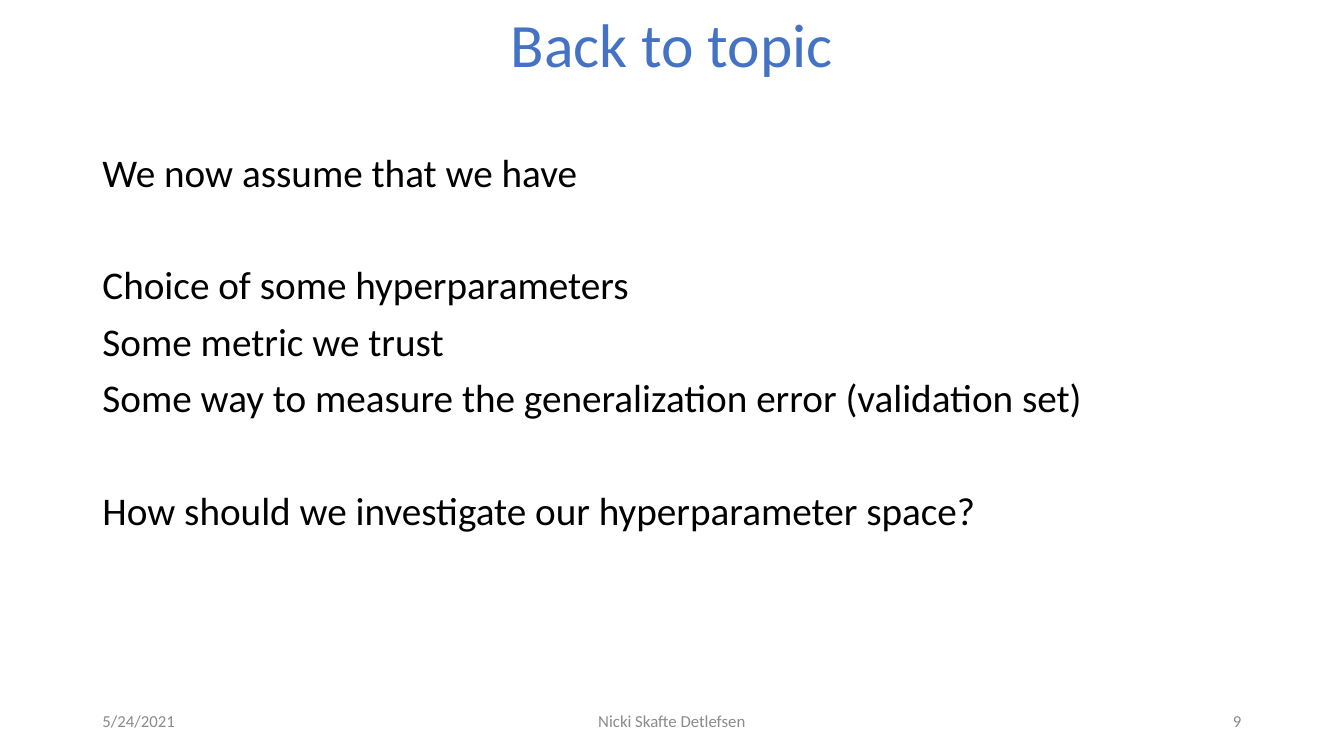
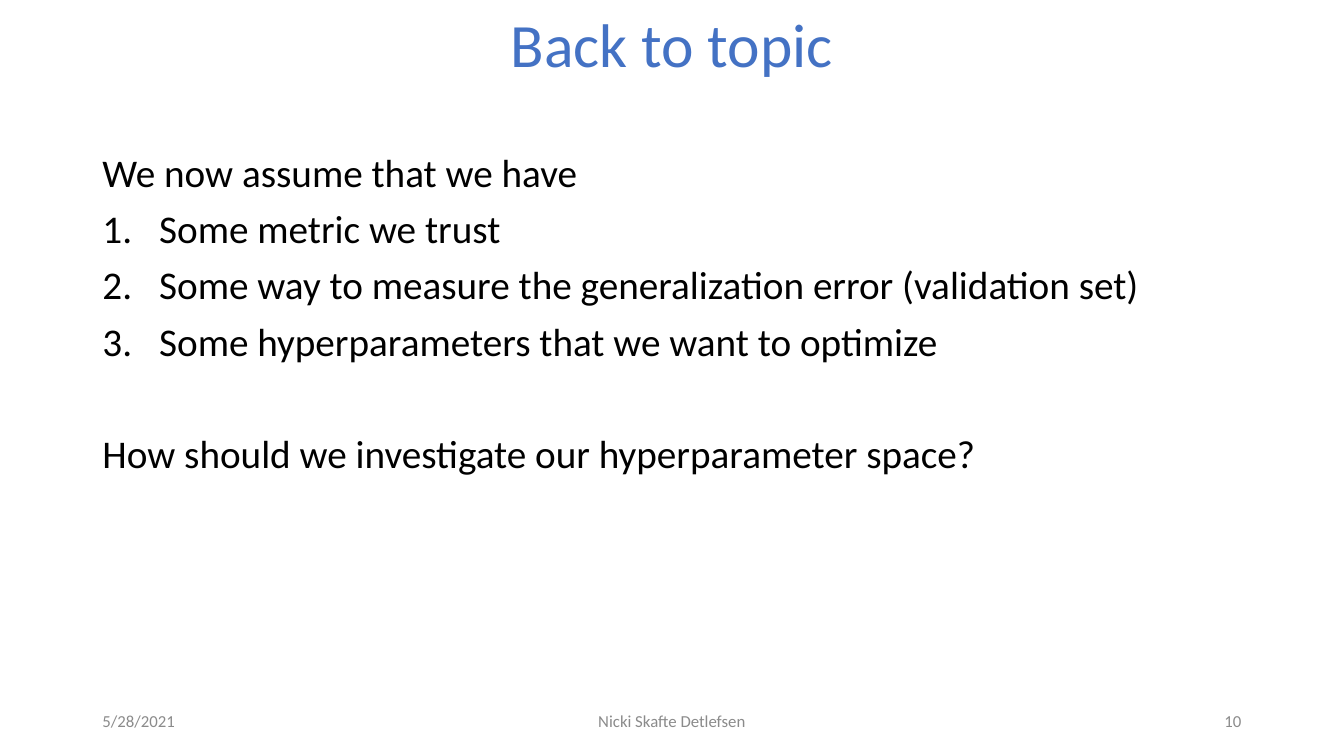
Before and after one commit to DeepEasterbunny/dtu_mlops, a slide deck: slide 10 of 09_crossvalidation_at_scale/Hyperparameters.pptx (slide 9 before the commit). Drawn at 1344x756 pixels with LibreOffice and Linux fonts; fonts in the diff are those of the drawing; background and template pictures are left out. Boxes give left, top, right and bottom in pixels: in the first picture for what was removed or moved away, otherwise in the second. Text is boxed around its words. In the diff, an @@ line names an element or a change of style, - is before the commit and + after.

```diff
--- a/09_crossvalidation_at_scale/Hyperparameters.pptx
+++ b/09_crossvalidation_at_scale/Hyperparameters.pptx
@@ text at (x1=159, y1=216, x2=1139, y2=306): bullet none to 1. @@
@@ text at (x1=102, y1=271, x2=628, y2=306): paragraph removed @@
-Choice of some hyperparameters
@@ text at (x1=159, y1=328, x2=937, y2=363): paragraph added @@
+3. Some hyperparameters that we want to optimize
@@ text at (x1=102, y1=715, x2=174, y2=728): text changed @@
-5/24/2021
+5/28/2021
@@ page number at (x1=1224, y1=716, x2=1241, y2=727): text changed @@
-9
+10
```
Also in this commit, not shown: 13 other slides changed, 1 slide added, 26 other files.
